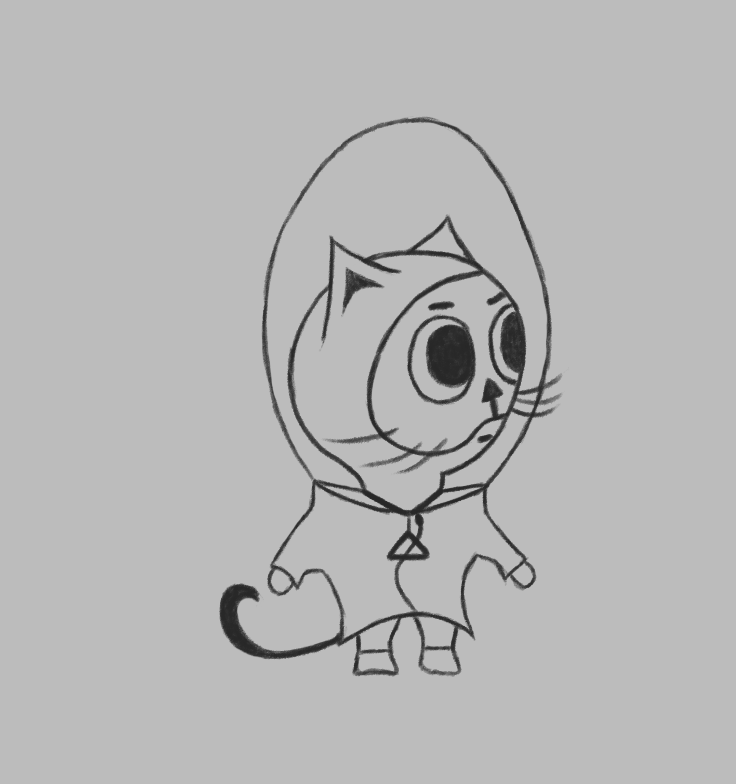
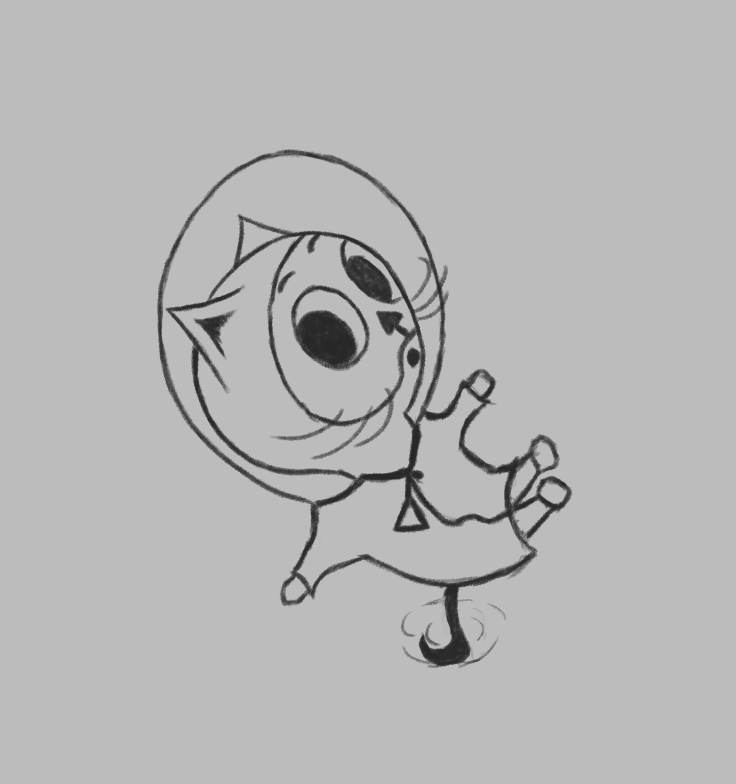
The second 736px x 784px image is a revision of the first. Changes to its layers:
added group "Swimming" with 5 layers above "Idle" over 156, 139, 573, 677
added layer "Layer 19" in group "Swimming" over 156, 149, 573, 669
moved "Layer 13" into group "Idle" over 219, 116, 570, 677
